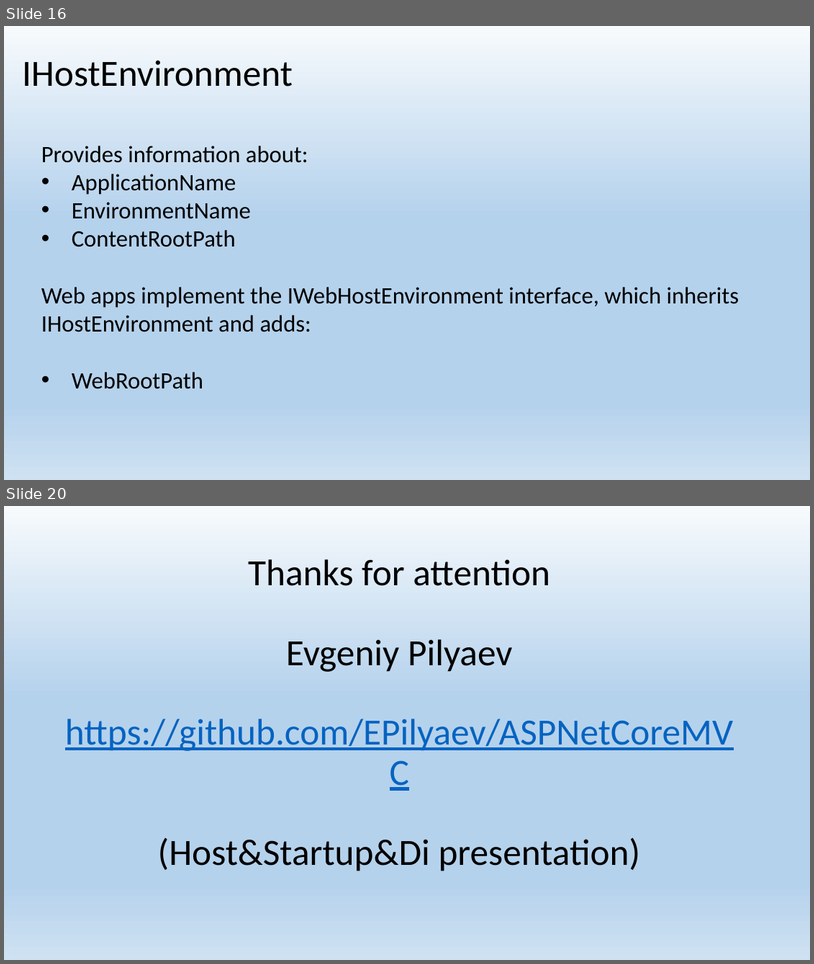
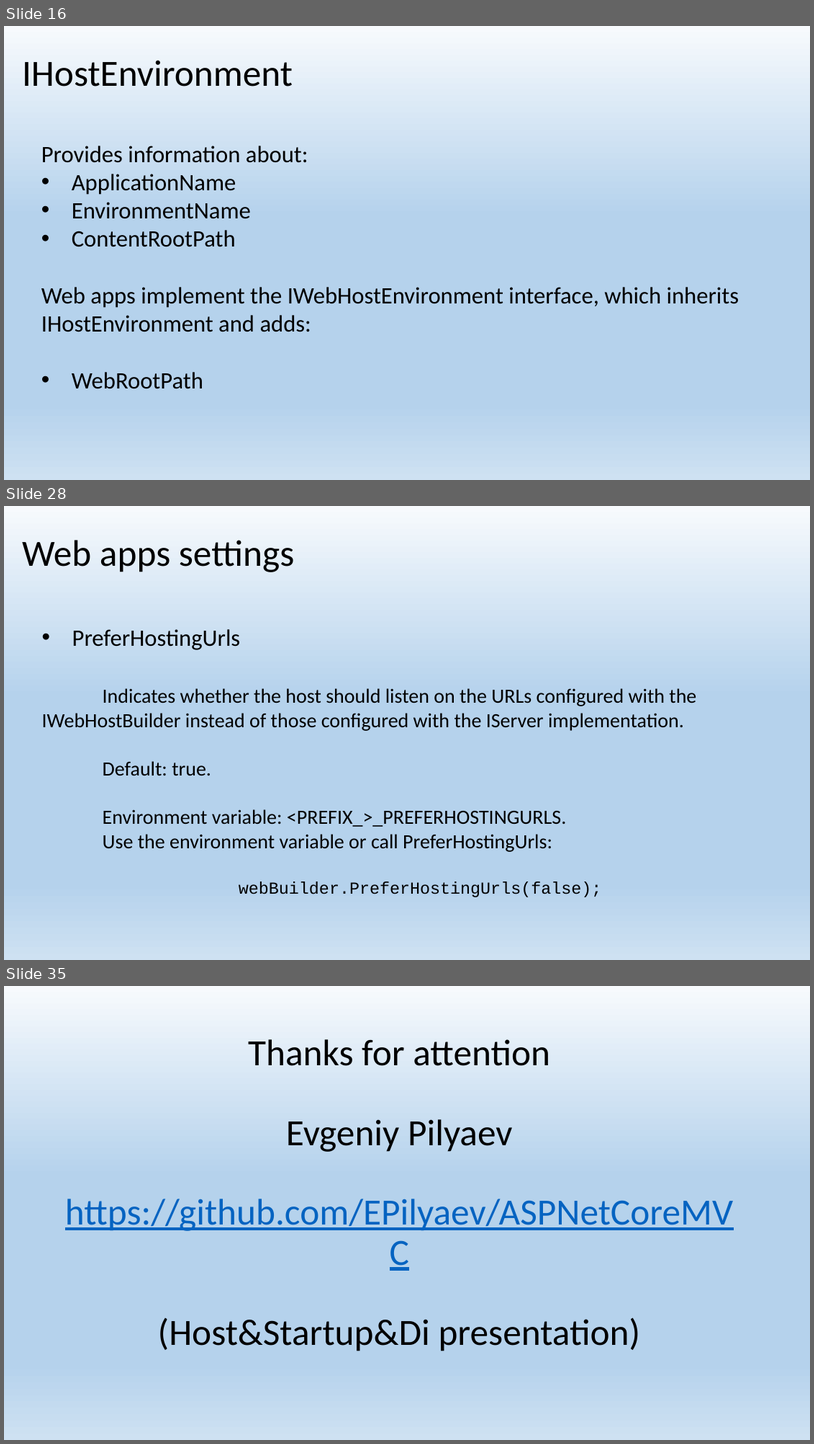
Before and after one commit to EPilyaev/ASPNetCoreMVC, a slide deck: Host&Startup&Di.pptx. Shown one above the other, each under a label of ours: slides 16 and 20 before the commit, slides 16, 28 and 35 after it; the slides between them are not shown. The pictures are 814x964 and 814x1444 pixels, drawn with LibreOffice and Linux fonts; fonts in the diff are those of the drawing. Boxes give left, top, right and bottom in pixels: in the first picture for what was removed or moved away, otherwise in the second. Text is boxed around its words. In the diff, an @@ line names an element or a change of style, - is before the commit and + after.

Commit message:
Add Host configuration - Web app settings slides

```diff
--- a/Host&Startup&Di.pptx
+++ b/Host&Startup&Di.pptx
@@ slide 28 added at box(4, 506, 810, 960), background gradient #F7FAFD to #B5D2EC to #CEE1F2 @@
@@ title added at box(22, 540, 294, 572), 44 pt, text #000000 @@
+Web apps settings
@@ text added at box(42, 629, 697, 897), 24 pt, text #000000 @@
+• PreferHostingUrls
+Indicates whether the host should listen on the URLs configured with the IWebHostBuilder instead of those configured with the IServer implementation.
+Default: true.
+Environment variable: <PREFIX_>_PREFERHOSTINGURLS.
+Use the environment variable or call PreferHostingUrls:
+webBuilder.PreferHostingUrls(false);
@@ what was slide 20 is now slide 35 @@
```
Also in this commit, not shown: 2 slides changed, 15 other slides added, 1 slide removed, 1 other file.
